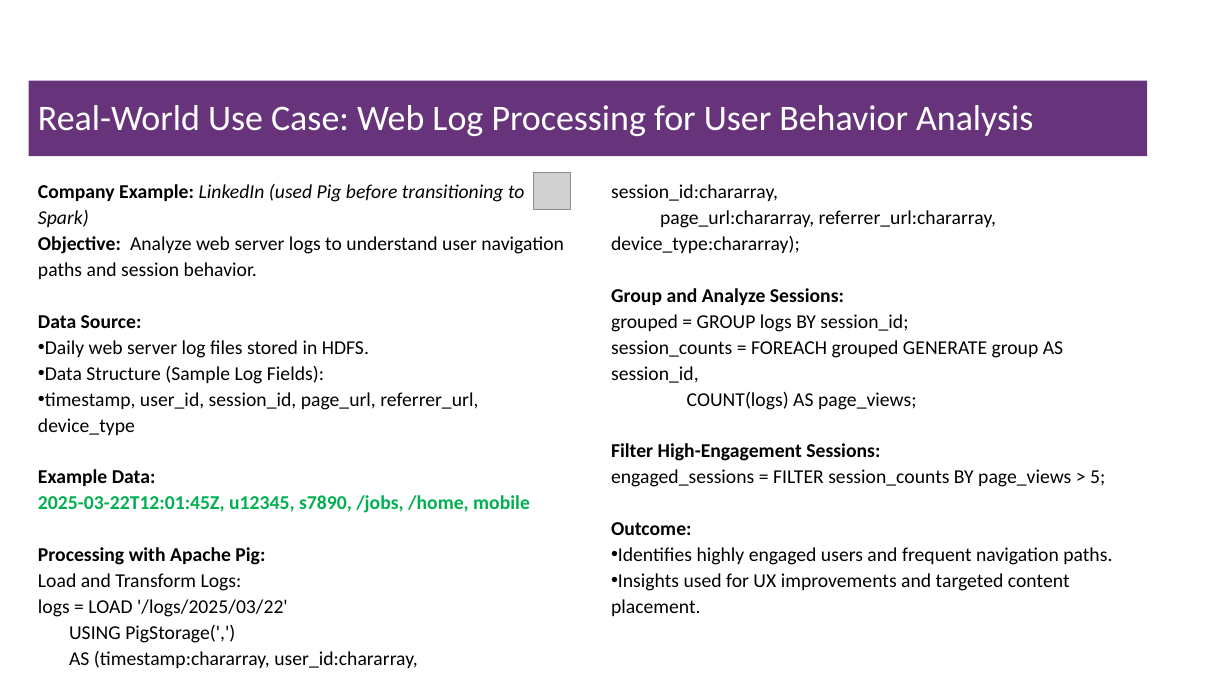
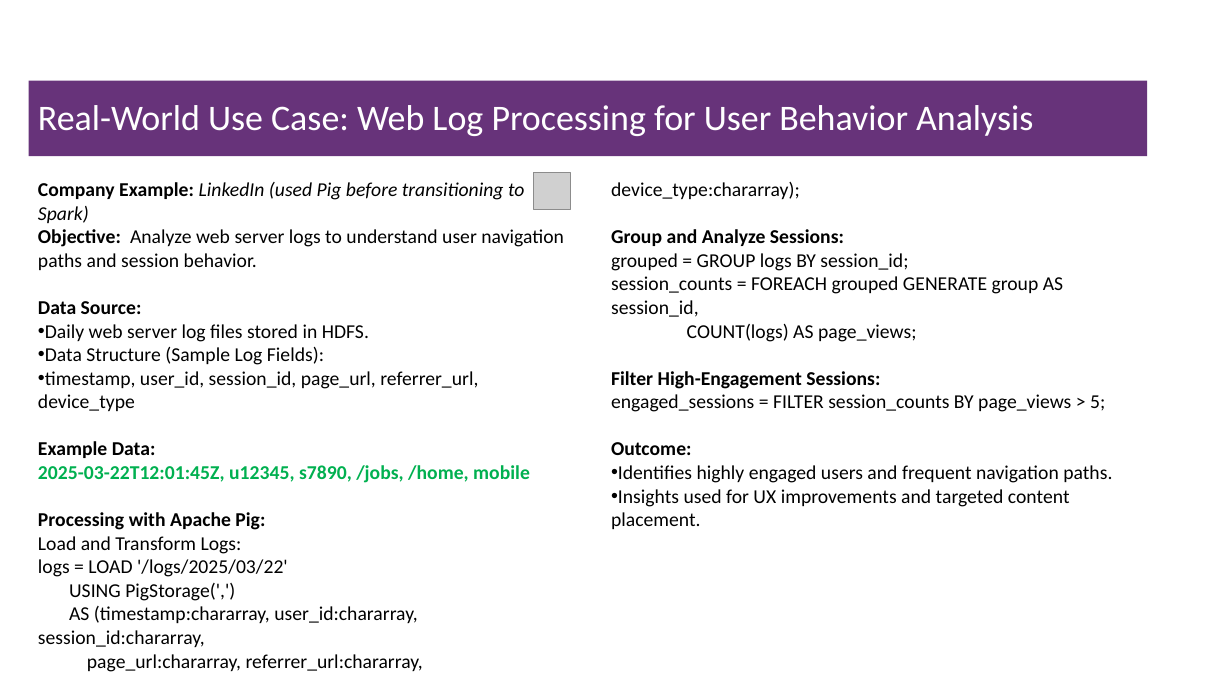
Before and after one commit to msfasha/307401-Big-Data, a slide deck: slide 16 of 20243/section_2_introduction_to_hadoop_eco_system/2-Introduction to Hadoop Eco System.pptx (slide 14 before the commit). Drawn at 1232x693 pixels with LibreOffice and Linux fonts; fonts in the diff are those of the drawing; grey boxes stand for pictures; background and template pictures are left out. Boxes give left, top, right and bottom in pixels: in the first picture for what was removed or moved away, otherwise in the second. Text is boxed around its words. In the diff, an @@ line names an element or a change of style, - is before the commit and + after.

```diff
--- a/20243/section_2_introduction_to_hadoop_eco_system/2-Introduction to Hadoop Eco System.pptx
+++ b/20243/section_2_introduction_to_hadoop_eco_system/2-Introduction to Hadoop Eco System.pptx
@@ text "Company Example: LinkedIn (used Pig ..." at <box>38,182,1112,672</box>: line spacing 1.1 to 1 @@
```
Also in this commit, not shown: 1 other slide changed, 4 slides added, 2 slides removed.
